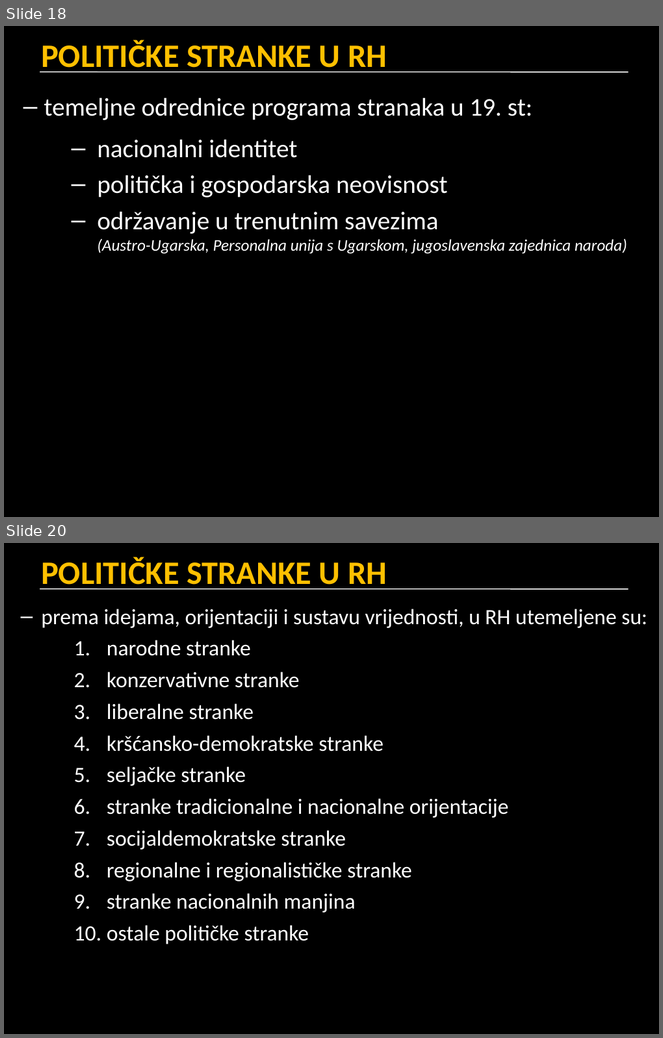
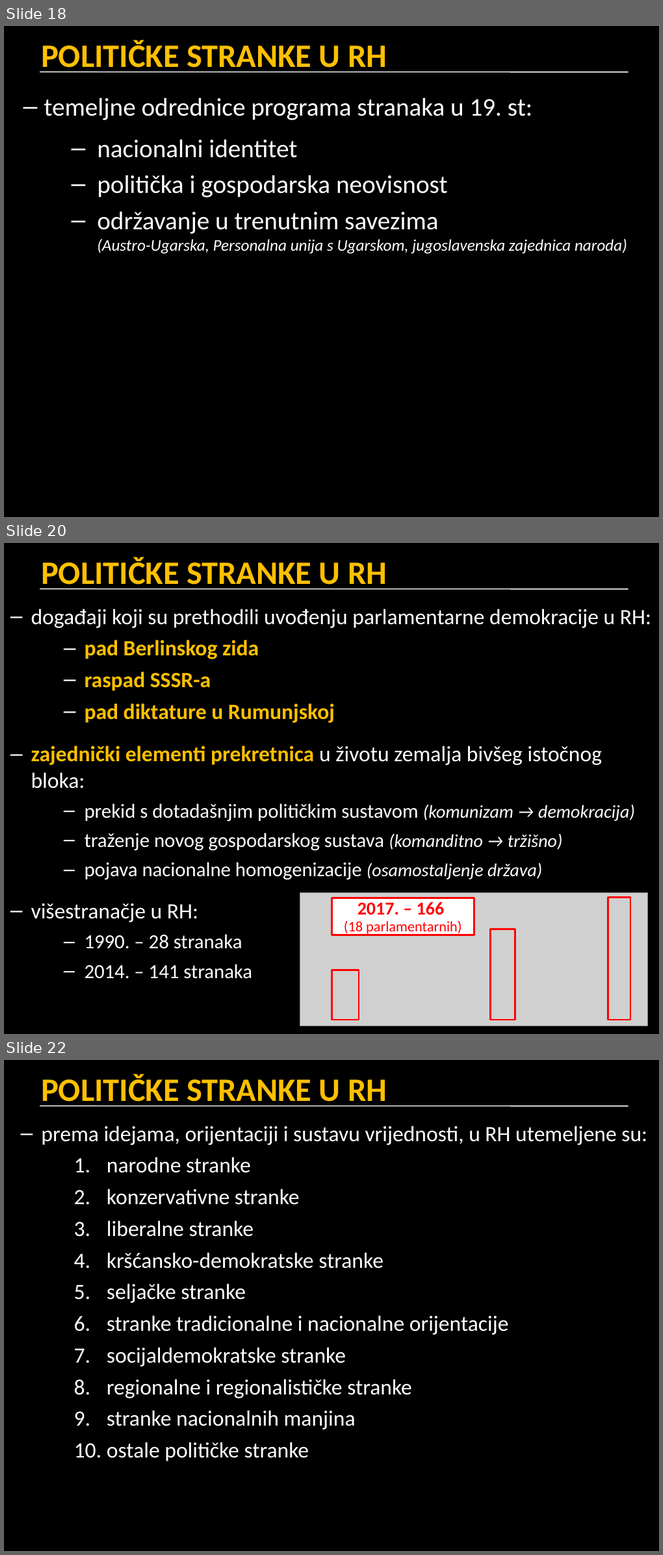
Before and after one commit to srednja-skola/politika, a slide deck: data/pptx/004_politicke_stranke.pptx. Shown one above the other, each under a label of ours: slides 18 and 20 before the commit, slides 18, 20 and 22 after it; the slides between them are not shown. The pictures are 663x1038 and 663x1555 pixels, drawn with LibreOffice and Linux fonts; fonts in the diff are those of the drawing; grey boxes stand for pictures. Boxes give left, top, right and bottom in pixels: in the first picture for what was removed or moved away, otherwise in the second. Text is boxed around its words. In the diff, an @@ line names an element or a change of style, - is before the commit and + after.

```diff
--- a/data/pptx/004_politicke_stranke.pptx
+++ b/data/pptx/004_politicke_stranke.pptx
@@ slide 20 added at box(4, 543, 659, 1034), background #000000; not listed: 1 template element that a slide beside it also shows @@
@@ title added at box(41, 557, 387, 590), 36 pt, text #FFC000, bold @@
+POLITIČKE STRANKE U RH
@@ text added at box(31, 609, 651, 979), 24 pt, text #FFFFFF @@
+– događaji koji su prethodili uvođenju parlamentarne demokracije u RH:
+  – pad Berlinskog zida
+  – raspad SSSR-a
+  – pad diktature u Rumunjskoj
+– zajednički elementi prekretnica u životu zemalja bivšeg istočnog bloka:
+  – prekid s dotadašnjim političkim sustavom (komunizam → demokracija)
+  – traženje novog gospodarskog sustava (komanditno → tržišno)
+  – pojava nacionalne homogenizacije (osamostaljenje država)
+– višestranačje u RH:
+  – 1990. – 28 stranaka
+  – 2014. – 141 stranaka
@@ group added at box(300, 893, 648, 1027): 4 rectangles, 1 picture @@
+2017. – 166
+(18 parlamentarnih)
@@ what was slide 20 is now slide 22 @@
```
Also in this commit, not shown: 11 slides changed, 1 other slide added.
